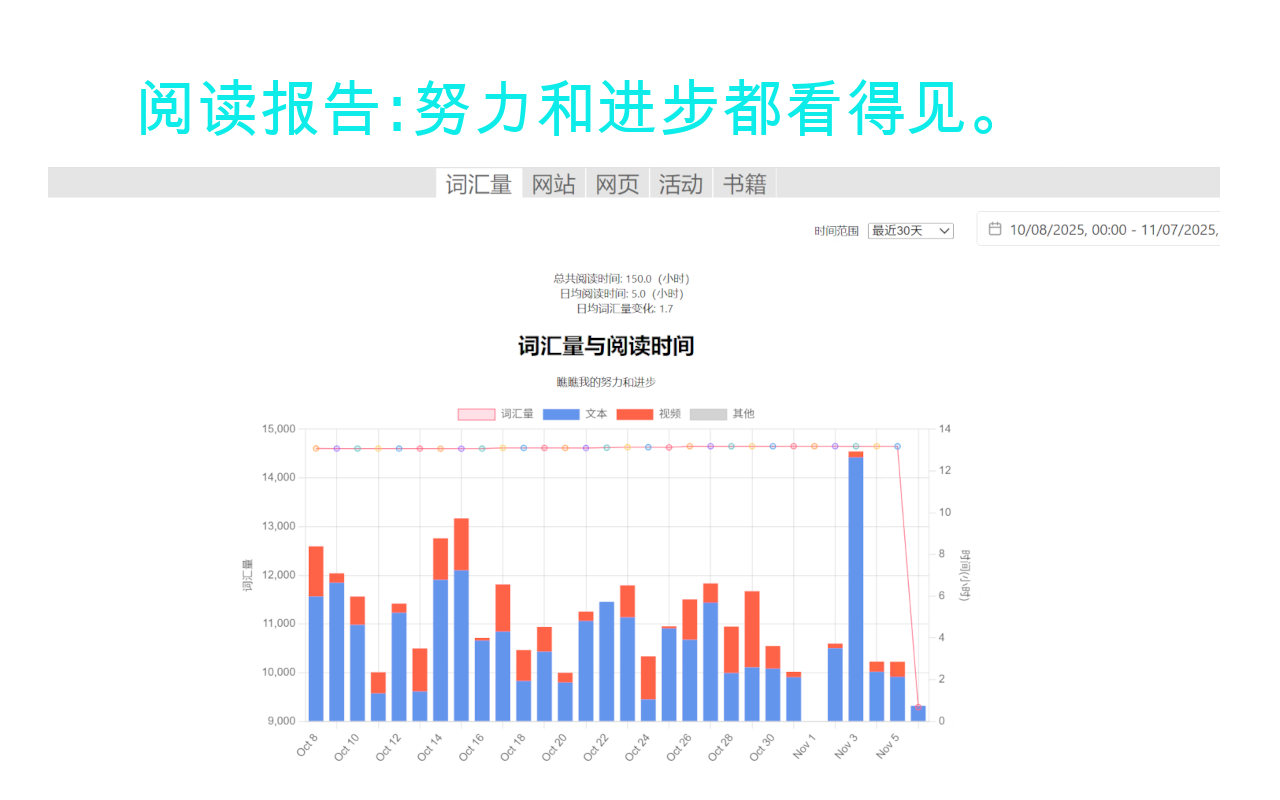
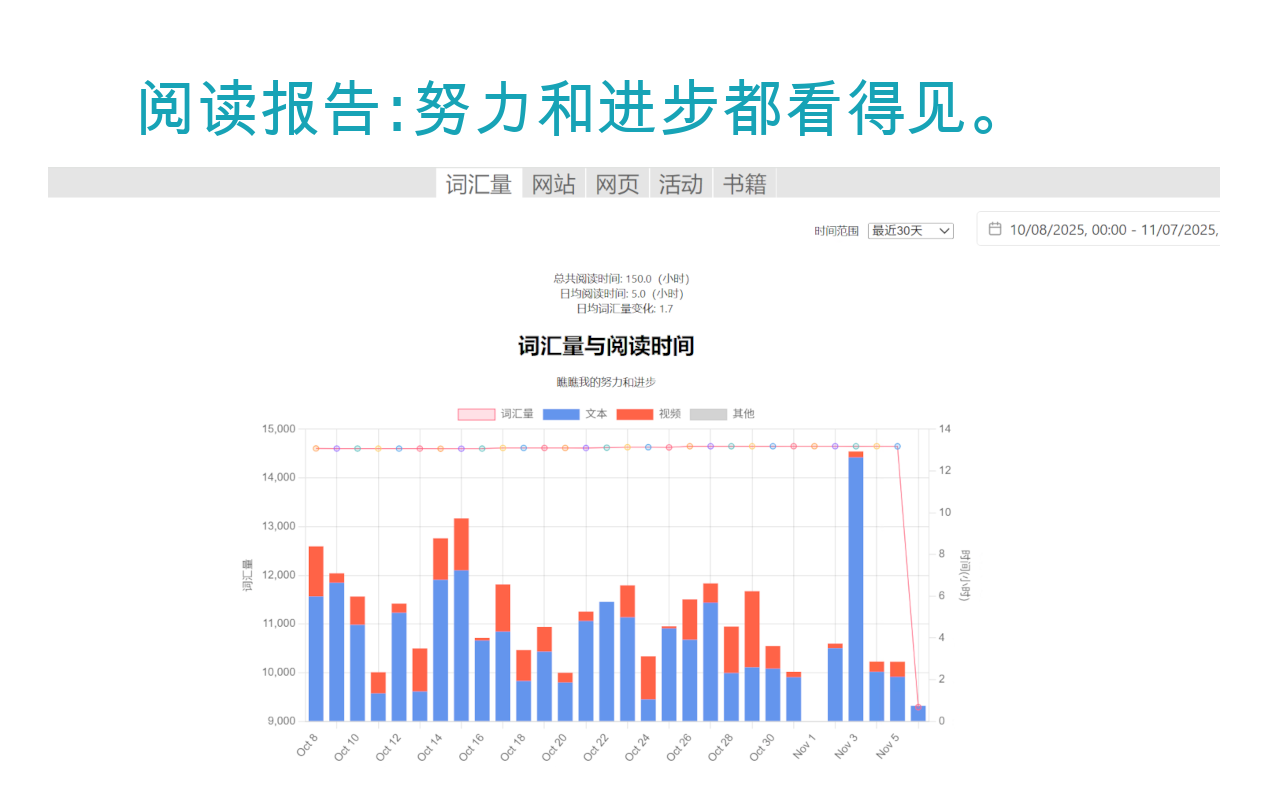
Layers edited between the first and the second 1280×800 image:
painted on "阅读报告:努力和进步都看得见。" over [141, 79, 993, 136]
